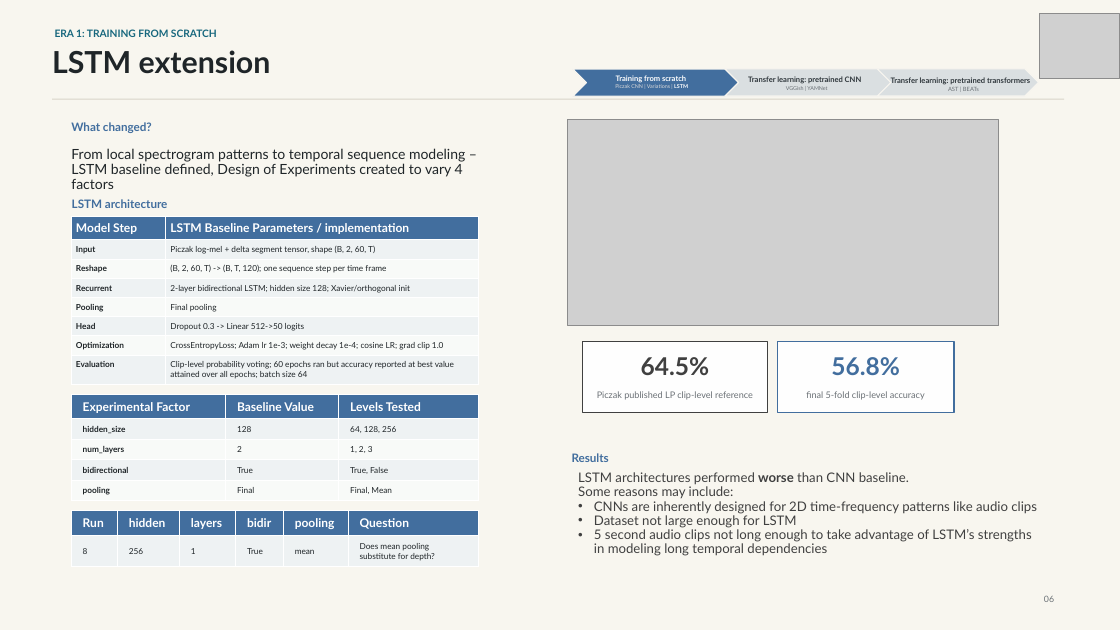
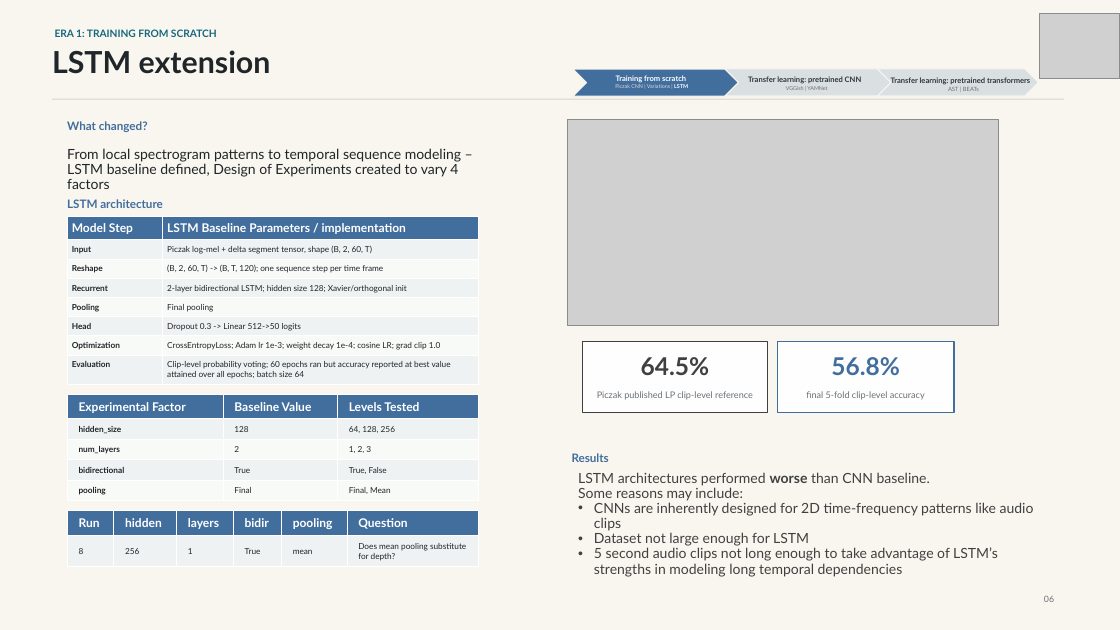
Before and after one commit to JdogLloyd1/DeepLearning5888Project, a slide deck: slide 9 of Docs/Final_Project_Presentation_Draft.pptx. Drawn at 1120x630 pixels with LibreOffice and Linux fonts; fonts in the diff are those of the drawing; grey boxes stand for pictures. Boxes give left, top, right and bottom in pixels: in the first picture for what was removed or moved away, otherwise in the second. Text is boxed around its words. In the diff, an @@ line names an element or a change of style, - is before the commit and + after.

Commit message:
Update final project presentation - dumb formatting

```diff
--- a/Docs/Final_Project_Presentation_Draft.pptx
+++ b/Docs/Final_Project_Presentation_Draft.pptx
@@ 2 texts, 1 table moved together from (x1=71, y1=122, x2=479, y2=566) to (x1=67, y1=121, x2=478, y2=566) @@
@@ text "LSTM architecture" moved from (x1=72, y1=199, x2=168, y2=208) to (x1=67, y1=199, x2=163, y2=208) @@
@@ table resized from (x1=71, y1=216, x2=478, y2=383) to (x1=67, y1=216, x2=479, y2=383) @@
@@ table resized from (x1=71, y1=394, x2=479, y2=501) to (x1=67, y1=394, x2=479, y2=501) @@
@@ text "LSTM architectures performed worse than ..." at (x1=578, y1=472, x2=1034, y2=577): size 11.3 to 12 pt @@
```
Also in this commit, not shown: 5 other slides changed.
